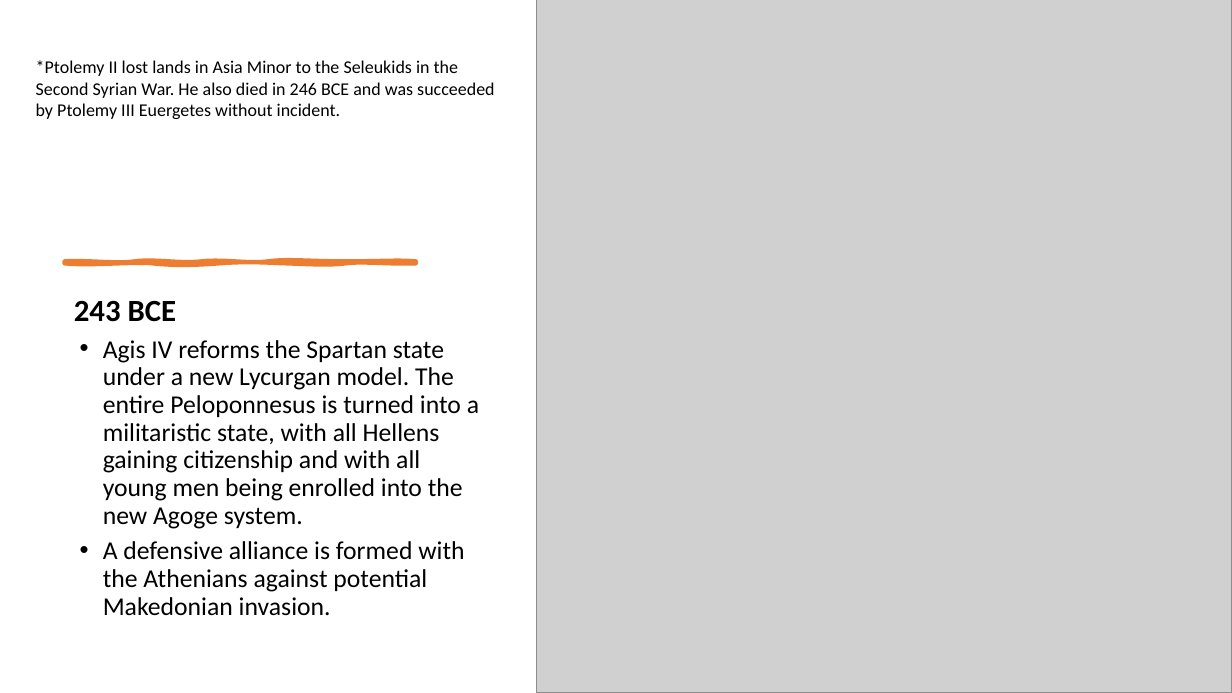
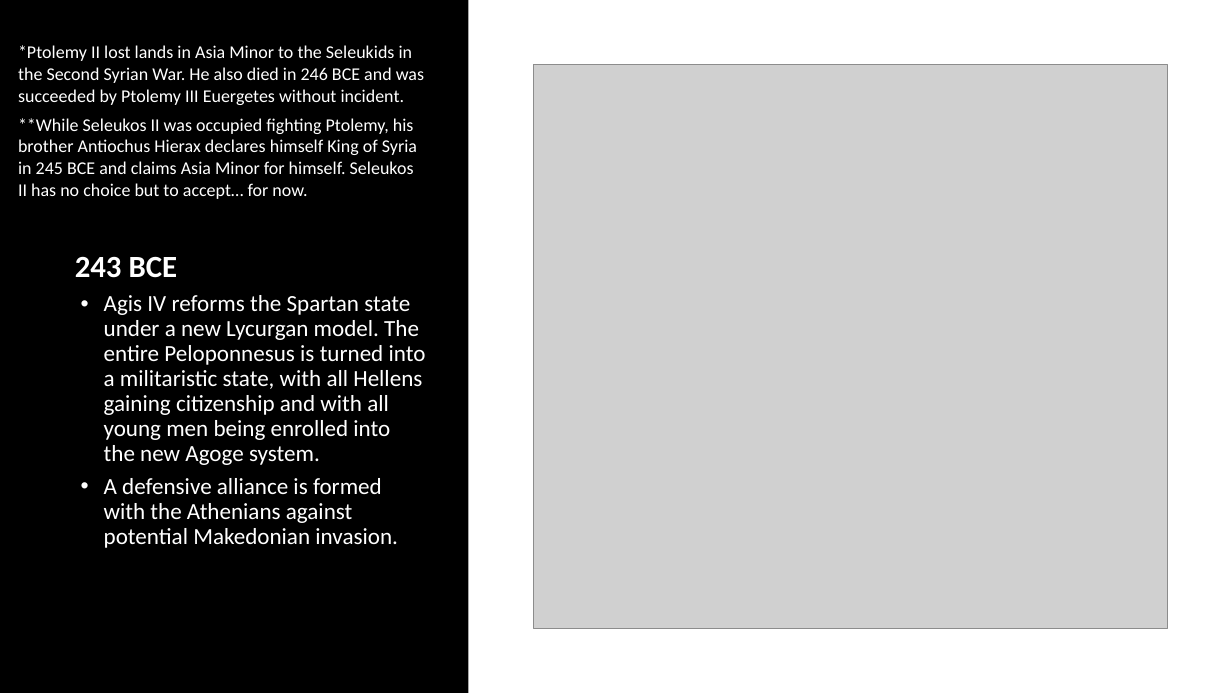
Before and after one commit to 00matthew2000/Lux-Ultima, a slide deck: slide 33 of Map Timeline.pptx. Drawn at 1232x693 pixels with LibreOffice and Linux fonts; fonts in the diff are those of the drawing; grey boxes stand for pictures. Boxes give left, top, right and bottom in pixels: in the first picture for what was removed or moved away, otherwise in the second. Text is boxed around its words. In the diff, an @@ line names an element or a change of style, - is before the commit and + after.

Commit message:
Map Timeline Update & Fix
- Added maps through 225 BCE.
- Added missing conclusion to First Punic War in 241 BCE (oops).
- Added independent realm of Antiochus Hierax where historically relevant.
- Various other minor fixes, you might not even notice idk do y'all even read these

```diff
--- a/Map Timeline.pptx
+++ b/Map Timeline.pptx
@@ background #FFFFFF to #000000 @@
@@ rectangle added at [469, 0, 1232, 693], fill #FFFFFF @@
@@ text "*Ptolemy II lost lands in ...": place and size @@
-text "*Ptolemy II lost lands in ..." at [36, 60, 494, 119]
+text "*Ptolemy II lost lands in ..." at [18, 45, 424, 199]
@@ text at [18, 45, 424, 105]: text colour #000000 to #FFFFFF in "*Ptolemy II lost lands in Asia Minor ..." @@
@@ picture: place and size @@
-picture at [537, 0, 1232, 693]
+picture at [533, 65, 1167, 628]
@@ text at [18, 118, 417, 199]: paragraph added @@
+**While Seleukos II was occupied fighting Ptolemy, his brother Antiochus Hierax declares himself King of Syria in 245 BCE and claims Asia Minor for himself. Seleukos II has no choice but to accept… for now.
@@ freeform shape removed at [65, 262, 416, 263] @@
@@ text "243 BCE": place and size @@
-text "243 BCE" at [74, 300, 479, 616]
+text "243 BCE" at [75, 256, 426, 548]
@@ text "243 BCE" at [75, 256, 426, 548]: text colour #000000 to #FFFFFF, size 20 to 18 pt @@
```
Also in this commit, not shown: 3 other slides changed, 5 slides added.
